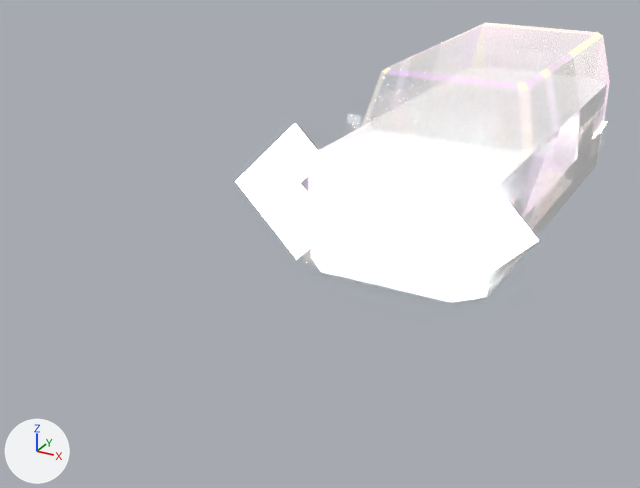
The FBX model Assets/FBX/Environment/NPCs/cop2.fbx, before and after one commit.
Both versions are drawn from a 50 mm lens placed at (6.1, -18.22, 7.35), pointed at (-1.63, -4.17, 0.32). Every picture has the same lights, and +X, +Y and +Z are marked at lower left. Where no turn or scale is listed for an object, it has been applied to the vertices.

The first picture shows 'cop2', 'cop2_cldr'.
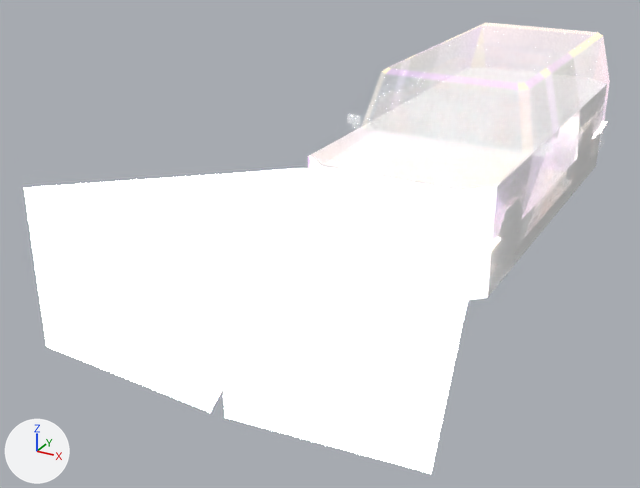
Pixel boxes [x1, y1, x2, y2] of what changed, in the pictures (640 x 488 px):
'cop2', reshaped
    before: [236, 117, 607, 295]
    after: [24, 117, 607, 474]
part 1 of me_cube_030, deleted
    before: [236, 124, 360, 259]
part 2 of me_cube_030, built on
    before: [487, 185, 538, 275]
    after: [24, 168, 469, 474]

The change, as a diff of the scene's bpy script:
```diff
--- a/Assets/FBX/Environment/NPCs/cop2.fbx.py
+++ b/Assets/FBX/Environment/NPCs/cop2.fbx.py
@@ me_cube_030 @@
 # used by ob_cop2; location = (0.0, 0.0, 0.0)
 # verts and faces of me_cube_030; kept vertices keep their numbers, new ones are numbered from 362
 # before: 3 (1.45, -4.52, 1.94), 6 (1.45, -4.52, 1.51) at pixel (466, 222), 54 (-1.45, -4.52, 1.94), 57 (-1.45, -4.52, 1.51), 346 (0.27, -5.17, 1.73) at pixel (388, 211)
 # before: 347 (1.58, -5.17, 3.04) at pixel (465, 149), 348 (1.37, -4.67, 1.73) at pixel (459, 213), 349 (1.58, -4.67, 1.94) at pixel (472, 203), 350 (1.58, -5.17, 0.42) at pixel (455, 295), 351 (2.89, -5.17, 1.73) at pixel (538, 240)
 # before: 352 (1.58, -4.67, 1.52) at pixel (470, 226), 353 (1.79, -4.67, 1.73) at pixel (483, 217)
-me_cube_030.from_pydata(...)  # 362 vertices, 309 faces; spans x -2.89..2.89, y -5.17..4.79, z 0.0..3.36
+me_cube_030.from_pydata(...)  # 358 vertices, 313 faces; spans x -3.11..3.11, y -10.02..4.79, z 0.0..3.36
+# me_cube_030 part 1: the loose piece of 8 vertices spanning x -2.89..-0.27, y -5.17..-4.67, z 0.42..3.04 is deleted
+# me_cube_030 part 2
+delete_vertices([346, 347, 348, *range(350, 354)])  # with the faces that use them
+verts[349] = (-1.77, -4.52, 1.55)  # moved
+verts[362] = (1.77, -4.52, 1.98)  # pixel (485, 200)
+verts[363] = (1.77, -4.52, 1.55)  # pixel (484, 223)
+verts[364] = (-1.77, -4.52, 1.98)  # pixel (304, 168)
+verts[365] = (3.11, -10.02, 0.57)  # pixel (431, 474)
+verts[366] = (0.12, -10.02, 0.38)  # pixel (224, 417)
+verts[367] = (3.11, -10.02, 3.12)  # pixel (443, 282)
+verts[368] = (-3.11, -10.02, 0.57)  # pixel (46, 346)
+verts[369] = (-3.11, -10.02, 3.12)  # pixel (23, 187)
+verts[370] = (-0.12, -10.02, 2.92)  # pixel (200, 241)
+verts[371] = (-0.12, -10.02, 0.38)  # pixel (210, 412)
+verts[372] = (0.12, -10.02, 2.92)  # pixel (215, 245)
+faces += [(3, 362, 363, 6), (54, 57, 349, 364), (365, 367, 372, 366), (368, 371, 370, 369), (54, 370, 371, 57), (362, 367, 365, 363)]  # mat_retroatlasgodray (white #e7e7e7)
+faces += [(57, 371, 368, 349), (3, 372, 367, 362), (349, 368, 369, 364), (6, 363, 365, 366), (54, 364, 369, 370), (3, 6, 366, 372)]  # mat_retroatlasgodray (white #e7e7e7)
 me_cube_030.materials.append(mat_retroatlasuniversal)
```
